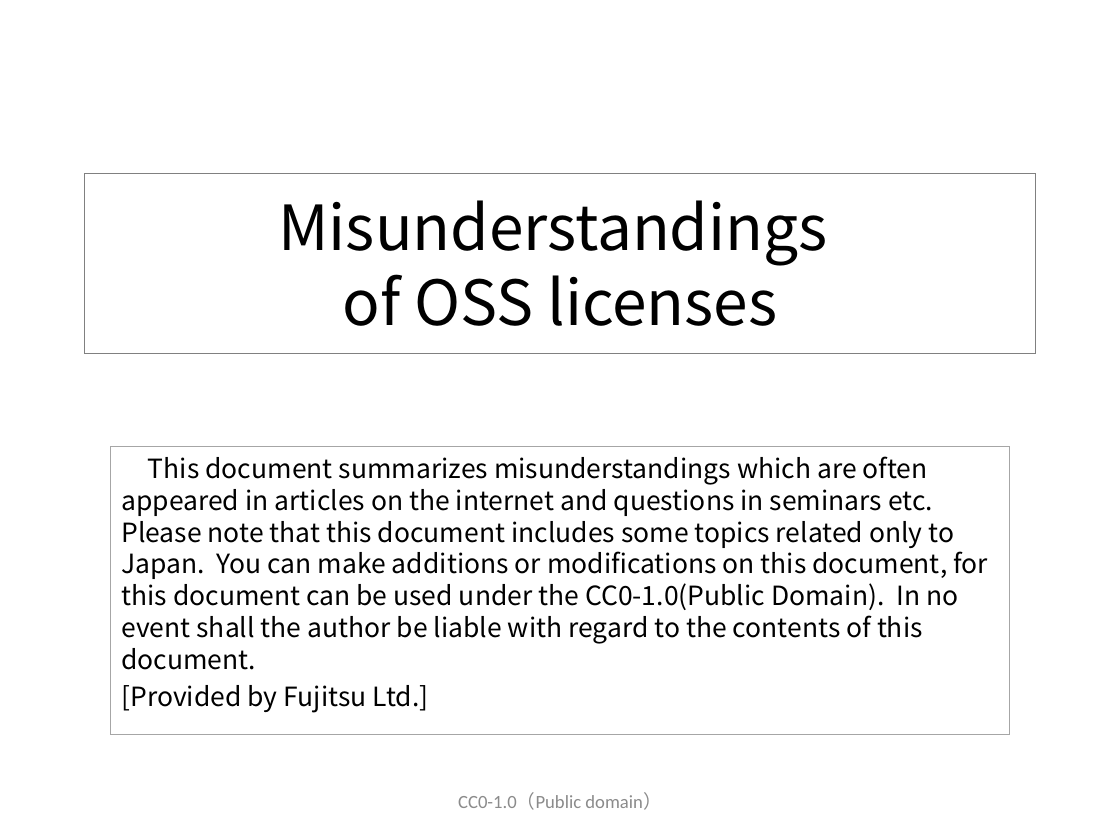
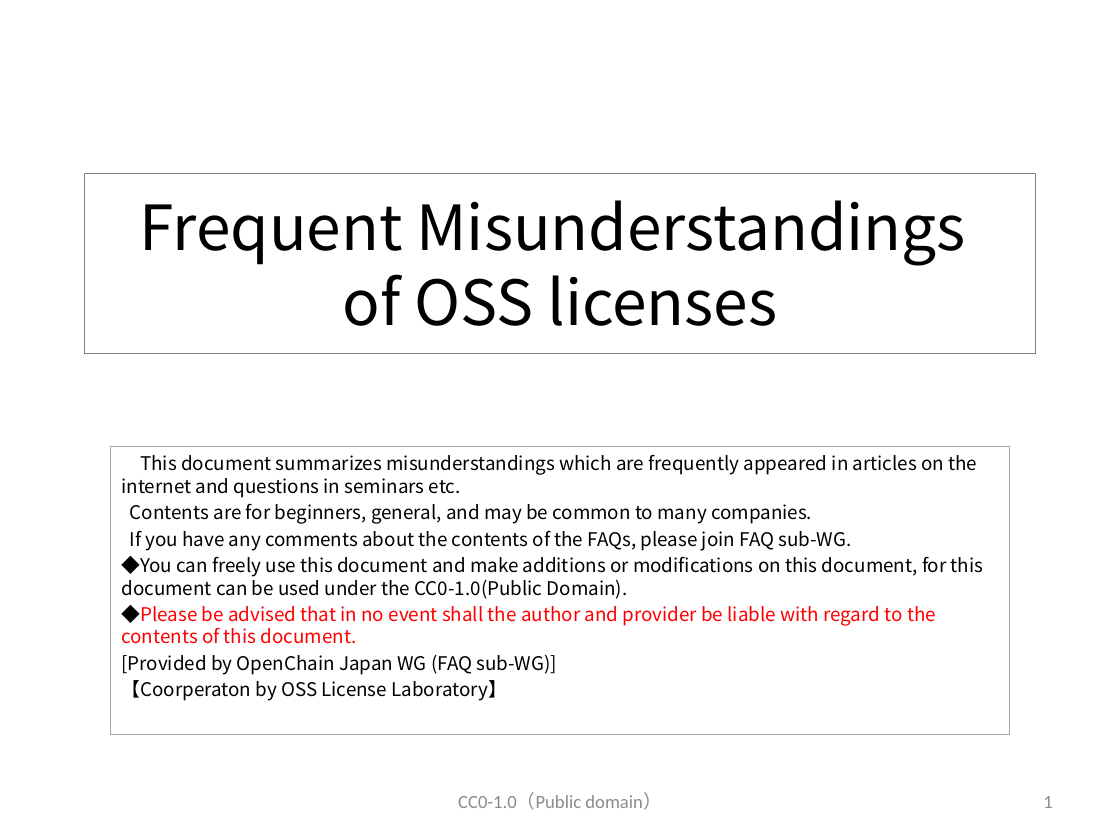
Before and after one commit to OpenChain-Project/OpenChain-JWG, a slide deck: slide 1 of Education_Material/FAQ/Misunderstandings_of_OSS_licenses_CC0.pptx. Drawn at 1120x840 pixels with LibreOffice and Linux fonts; fonts in the diff are those of the drawing. Boxes give left, top, right and bottom in pixels: in the first picture for what was removed or moved away, otherwise in the second. Text is boxed around its words. In the diff, an @@ line names an element or a change of style, - is before the commit and + after.

```diff
--- a/Education_Material/FAQ/Misunderstandings_of_OSS_licenses_CC0.pptx
+++ b/Education_Material/FAQ/Misunderstandings_of_OSS_licenses_CC0.pptx
@@ title at (x1=140, y1=200, x2=966, y2=326): text changed @@
-Misunderstandings
-of OSS licenses
+Frequent Misunderstandings
+of OSS licenses
@@ subtitle at (x1=121, y1=455, x2=984, y2=701): text changed; size 17.1 to 12.1 pt @@
-This document summarizes misunderstandings which are often appeared in articles on the internet and questions in seminars etc. Please note that this document includes some topics related only to Japan. You can make additions or modifications on this document, for this document can be used under the CC0-1.0(Public Domain). In no event shall the author be liable with regard to the contents of this document.
-[Provided by Fujitsu Ltd.]
+This document summarizes misunderstandings which are frequently appeared in articles on the internet and questions in seminars etc.
+Contents are for beginners, general, and may be common to many companies.
+If you have any comments about the contents of the FAQs, please join FAQ sub-WG.
+◆You can freely use this document and make additions or modifications on this document, for this document can be used under the CC0-1.0(Public Domain).
+◆Please be advised that in no event shall the author and provider be liable with regard to the contents of this document.
+[Provided by OpenChain Japan WG (FAQ sub-WG)]
+【Coorperaton by OSS License Laboratory】
@@ page number added at (x1=1043, y1=796, x2=1052, y2=808), 12 pt, text #8C8C8C @@
+1
```
Also in this commit, not shown: 17 other slides changed, 20 slides added, 2 slides removed, 1 other file.
